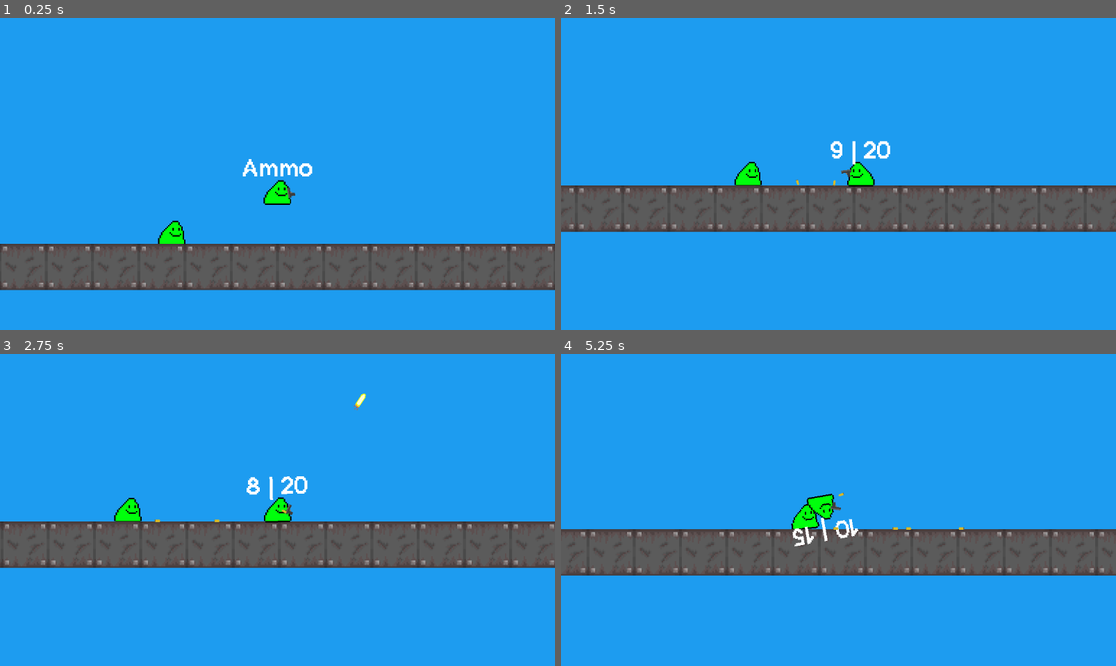
Above: before the commit, frames 1-4 (two rows, left to right).
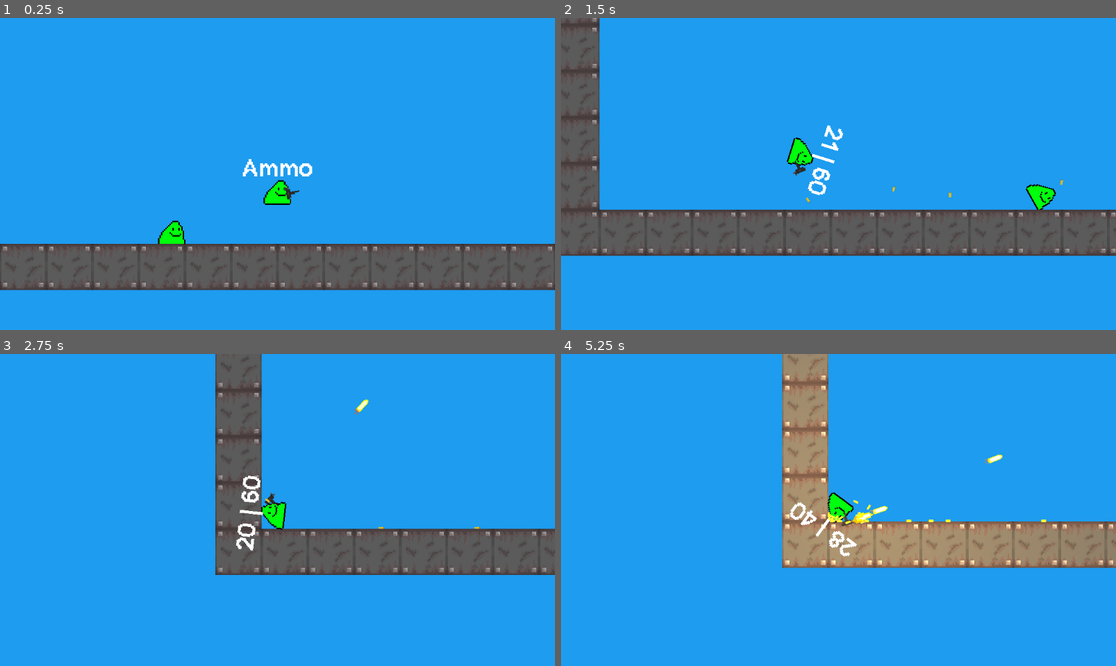
Above: after the commit, the same moments.

Repository: a0fefd/blobs-with-guns-remastered
Game: Godot game, scene res://scenes/levels/world.tscn
Same seed, same stepped clock (60 frames per second), same inputs: the game is played once before the commit and once after it.
Inputs (mouse positions are in pixels of both pictures, inside the frame that each line leads up to):
- Up to frame 1 (0.25 s): no input
- Up to frame 2 (1.5 s): move the mouse to (960, 158) at 0.52 s; press the mouse at (960, 158) at 0.53 s; move the mouse to (727, 189) at 1.27 s; release the mouse at (727, 189) at 1.28 s; click (727, 189) at 1.35 s
- Up to frame 3 (2.75 s): move the mouse to (333, 441) at 2.02 s; hold F (focus) from 2.03 s (still down); click (333, 441) at 2.3 s
- Up to frame 4 (5.25 s): move the mouse to (810, 572) at 2.77 s; release F (focus) at 2.78 s; click (810, 572) at 2.85 s; move the mouse to (1005, 556) at 3.52 s; press the mouse at (1005, 556) at 3.53 s; tap R (reload) at 4.15 s; move the mouse to (672, 463) at 4.27 s; release the mouse at (672, 463) at 4.28 s; tap F (focus) at 4.35 s; click (672, 463) at 4.55 s; move the mouse to (866, 510) at 5.02 s; press the mouse at (866, 510) at 5.03 s

The runs differ from the first frame. In frame 1, less than 0.1% of the frame differs, in the area x 51-54%, y 53-59%; in frame 2, 22%, in the area x 0-100%, y 0-77%; in frame 3, 15%; in frame 4, 21%.

Commit message:
Add uzi

Diff:
--- /dev/null
+++ b/scenes/guns/uzi.tscn
@@ -0,0 +1,13 @@
+[gd_scene load_steps=2 format=3 uid="uid://c8bdly6ykhkib"]
+
+[ext_resource type="PackedScene" uid="uid://n1eghj4te88a" path="res://scenes/guns/gun.tscn" id="1_jtlju"]
+
+[node name="Uzi" instance=ExtResource("1_jtlju")]
+inaccuracy = 10
+mag_size = 30
+ammo = 90
+rounds_per_second = 15.0
+full_auto = true
+
+[node name="Sprite2D" parent="." index="0"]
+frame = 2
--- a/scenes/levels/world.tscn
+++ b/scenes/levels/world.tscn
@@ -1,8 +1,9 @@
-[gd_scene load_steps=4 format=3 uid="uid://cbrdgykkgk1vo"]
+[gd_scene load_steps=5 format=3 uid="uid://cbrdgykkgk1vo"]
 
 [ext_resource type="TileSet" uid="uid://4x32bkmii5mh" path="res://tiles/tiles.tres" id="1_46tp5"]
 [ext_resource type="PackedScene" uid="uid://n5o0ehci0ads" path="res://scenes/blobs/player.tscn" id="2_gugrc"]
 [ext_resource type="PackedScene" uid="uid://dhp7pmx1h136u" path="res://scenes/blobs/blob.tscn" id="2_ximy6"]
+[ext_resource type="PackedScene" uid="uid://c8bdly6ykhkib" path="res://scenes/guns/uzi.tscn" id="4_7al0c"]
 
 [node name="World" type="Node2D"]
 
@@ -15,3 +16,4 @@
 layer_0/tile_data = PackedInt32Array(196601, 65536, 0, 196602, 65536, 0, 196603, 65536, 0, 196604, 65536, 0, 196605, 65 …(1296 unchanged characters)…
 
 [node name="Player" parent="." instance=ExtResource("2_gugrc")]
+gun = ExtResource("4_7al0c")
--- a/scripts/gun.gd
+++ b/scripts/gun.gd
@@ -81,6 +81,7 @@
 func fire():
 	fired.emit(-Vector2(recoil, 0).rotated(rotation))
 	ammo_changed.emit(ammo_in_mag, ammo)
+	animation_player.stop()
 	animation_player.play("shoot")
 
 	if shotgun:
